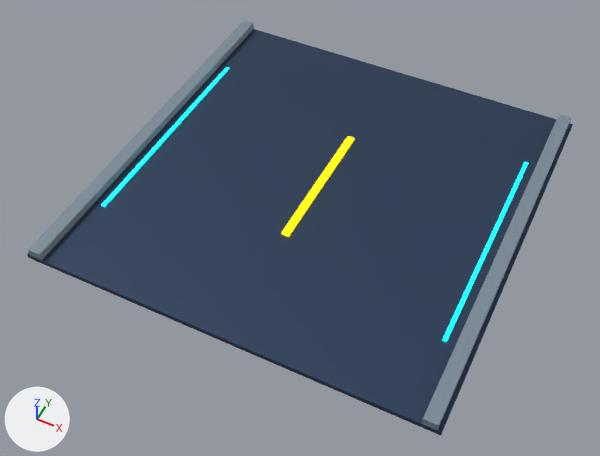
The Blender file art/road.blend: old version first, new version second.
Both versions are drawn from a camera (50 mm lens) standing at (2.41, -5.26, 5.82) and looking at (-0.03, -0.38, -0.28). The axes (+X, +Y, +Z) are drawn at lower left. The lights are the same throughout. The picture after the commit comes second.

The older version as bpy lines, for what is in view:
```python
mat_concrete = principled_material('concrete')
mat_concrete.base_color = (0.204, 0.263, 0.318)  # greyish blue #7d8c99
mat_concrete.metallic = 0.1
mat_concrete.roughness = 0.55
mat_dark = principled_material('dark')
mat_dark.base_color = (0.0314, 0.0588, 0.114)  # dark blue #32455f
mat_dark.metallic = 0.55
mat_dark.roughness = 0.55
me_cube_096 = bpy.data.meshes.new('Cube.096')
me_cube_096.from_pydata(...)  # a box spanning x -2.0..2.0, y -2.0..2.0, z -0.03..0.03
me_cube_096.materials.append(mat_dark)  # dark blue #32455f
me_cube_097 = bpy.data.meshes.new('Cube.097')
me_cube_097.from_pydata(...)  # a box spanning x -0.06..0.06, y -2.0..2.0, z -0.04..0.04
me_cube_097.materials.append(mat_concrete)  # greyish blue #7d8c99
me_cube_099 = bpy.data.meshes.new('Cube.099')
me_cube_099.from_pydata(...)  # a box spanning x -0.06..0.06, y -2.0..2.0, z -0.04..0.04
me_cube_099.materials.append(mat_concrete)  # greyish blue #7d8c99
me_cube_100 = bpy.data.meshes.new('Cube.100')
me_cube_100.from_pydata(...)  # a box spanning x -0.02..0.02, y -1.2..1.2, z -0.01..0.01
me_cube_100.materials.append(mat_team)  # cyan #00f8ff, glowing cyan #00f8ff
ob_curb = bpy.data.objects.new('Curb', me_cube_097)
ob_curb.location = (-1.9, 0.0, 0.04)
ob_curb_001 = bpy.data.objects.new('Curb.001', me_cube_099)
ob_curb_001.location = (1.9, 0.0, 0.04)
ob_guidance_strip_001 = bpy.data.objects.new('Guidance strip.001', me_cube_100)
ob_guidance_strip_001.location = (1.73, 0.0, 0.005)
ob_road_slab = bpy.data.objects.new('Road slab', me_cube_096)
ob_road_slab.location = (0.0, 0.0, -0.025)
# also in view: 'Lane dash' at (0.0, 0.0, 0.01); 'Guidance strip' at (-1.73, 0.0, 0.0)
```
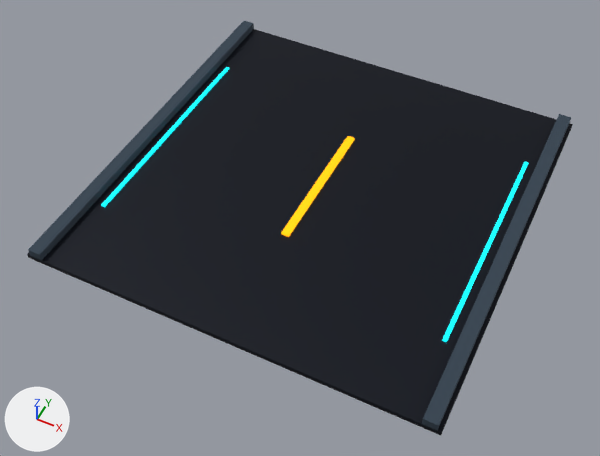
Patch to the scene script:
```diff
--- a/art/road.blend.py
+++ b/art/road.blend.py
@@ mat_dark @@
 mat_dark = principled_material('dark')
-mat_dark.base_color = (0.0314, 0.0588, 0.114)  # dark blue #32455f
+mat_dark.base_color = (0.00243, 0.00478, 0.0123)  # black #080f1d
 mat_dark.metallic = 0.55
@@ mat_concrete @@
 mat_concrete = principled_material('concrete')
-mat_concrete.base_color = (0.204, 0.263, 0.318)  # greyish blue #7d8c99
+mat_concrete.base_color = (0.0343, 0.0561, 0.0823)  # dark blue #344351
 mat_concrete.metallic = 0.1
```

Changed parts and their boxes (x1, y1, x2, y2) in the pictures (600 x 456 px):
'Road slab', recoloured (dark blue to black)
    both: (27, 29, 573, 435)
'Curb.001', recoloured
    both: (422, 114, 571, 431)
'Curb', recoloured
    both: (28, 21, 254, 260)
